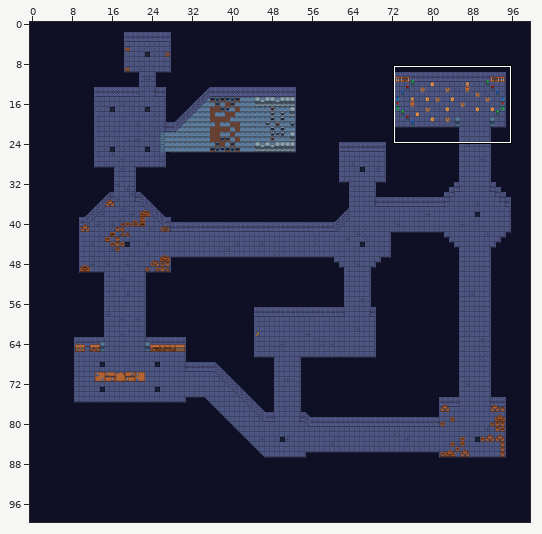
An edit to a level. Tiled map, 2DGame/resources/map.tmx. The picture above shows the old version from afar; the outline marks the close-up.
Close-up. Earlier state:
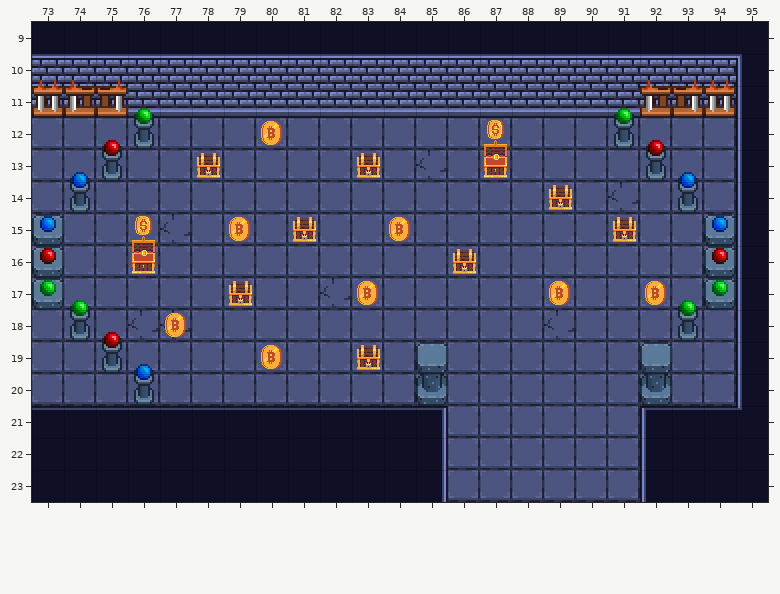
Cells are 32x32 px. Shown: x 73..95, y 9..23.
The same view after the edit:
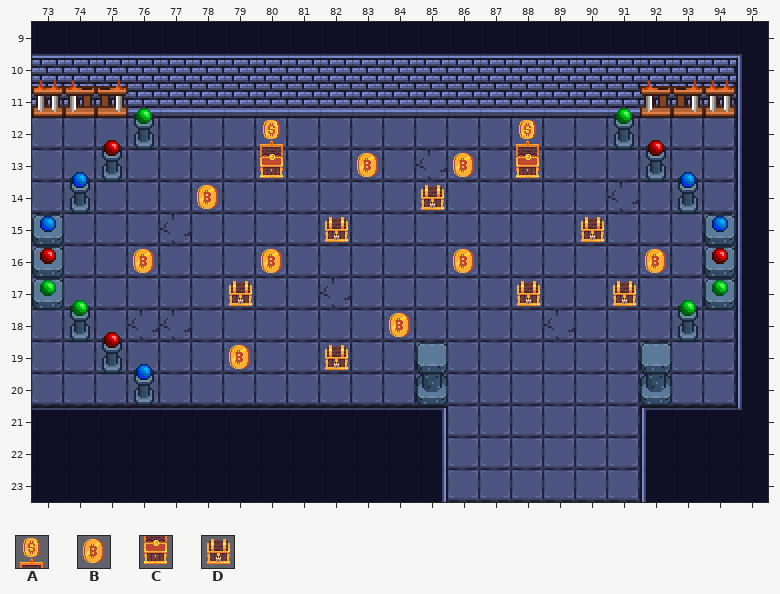
Key: from "Dungeon2": A 0, B 1, C 14, D 15.
_ is an empty cell.
Tiles replaced or removed in this view: A, B, C, D.
Author's note on the commit: Reref new sprite sheet from project folder
The edit:
Changed rows in their new state; . is an unchanged cell.
Layer "treasure":
first column x 76:
12 ....A......_A....
13 .._.C..B..B_C....
14 ..B......D..._...
15 _.._._D._.....D_.
16 B...B.....B.....B
17 ......._....D_.D_
18 ._......B........
19 ...B_.D_.........
